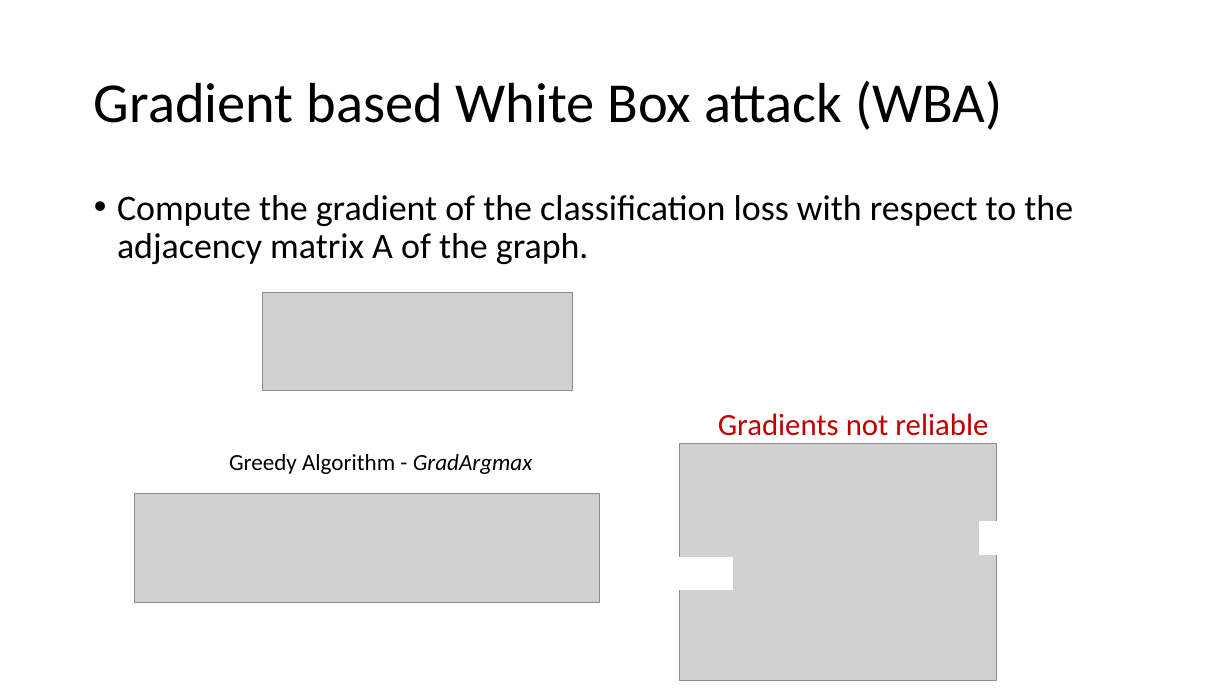
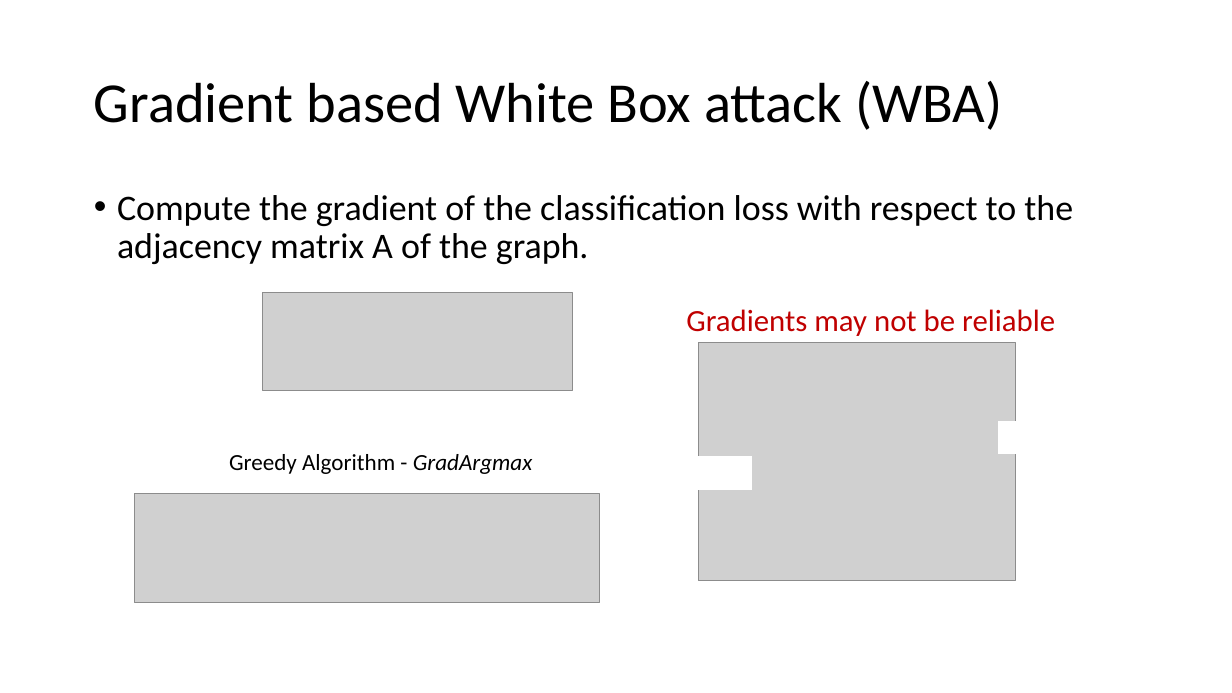
Before and after one commit to aisecure/aisecure.github.io, a slide deck: slide 10 of TEACHING/files/2019/1029/CS598AML_AmishGoel.pptx. Drawn at 1232x693 pixels with LibreOffice and Linux fonts; fonts in the diff are those of the drawing; grey boxes stand for pictures. Boxes give left, top, right and bottom in pixels: in the first picture for what was removed or moved away, otherwise in the second. Text is boxed around its words. In the diff, an @@ line names an element or a change of style, - is before the commit and + after.

```diff
--- a/TEACHING/files/2019/1029/CS598AML_AmishGoel.pptx
+++ b/TEACHING/files/2019/1029/CS598AML_AmishGoel.pptx
@@ text at <box>686,309,1055,336</box>: text changed @@
-Gradients not reliable
+Gradients may not be reliable
@@ 2 rectangles, 1 picture: place and size @@
-2 rectangles, 1 picture at <box>660,443,1053,681</box>
+2 rectangles, 1 picture at <box>678,343,1072,581</box>
```
Also in this commit, not shown: 4 other slides changed.
